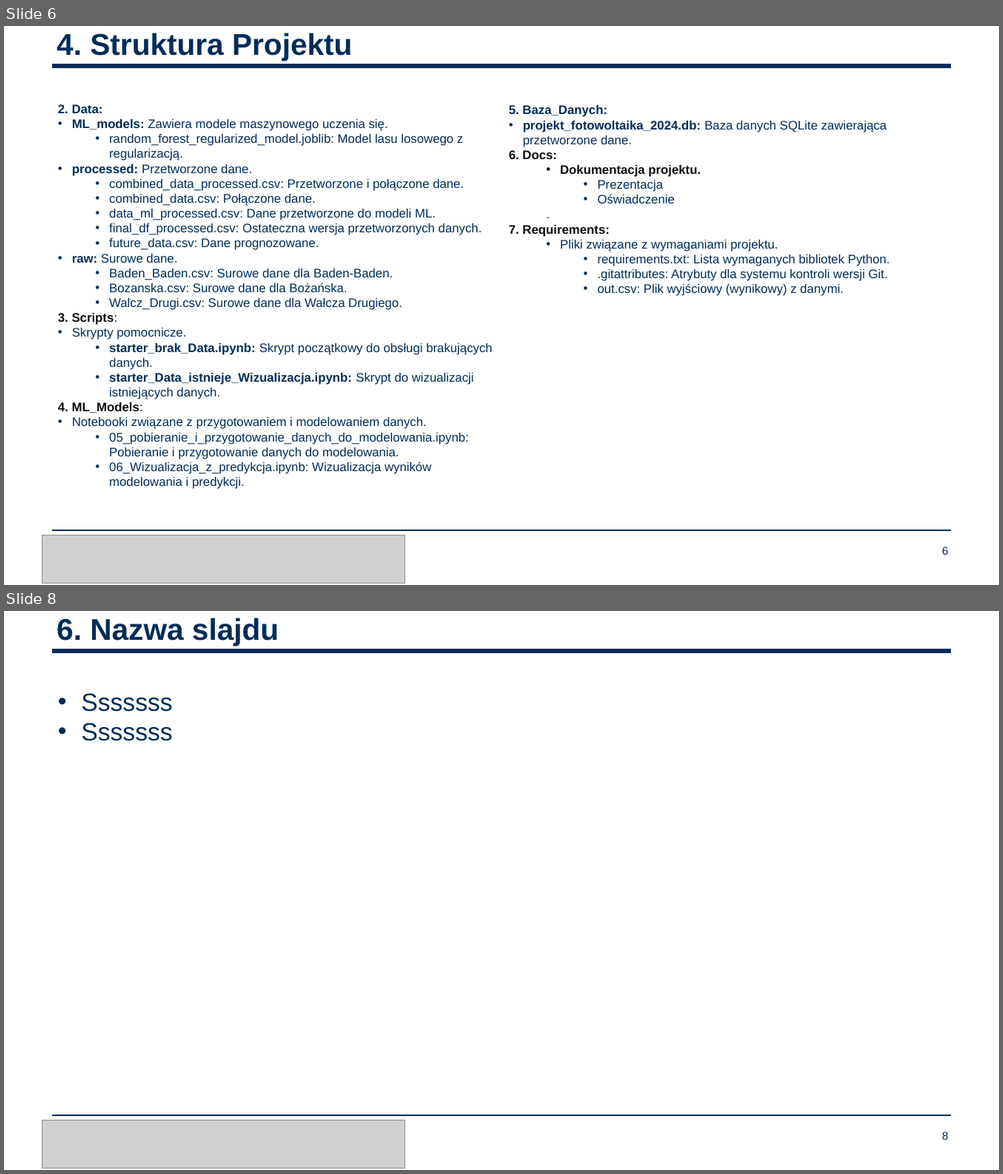
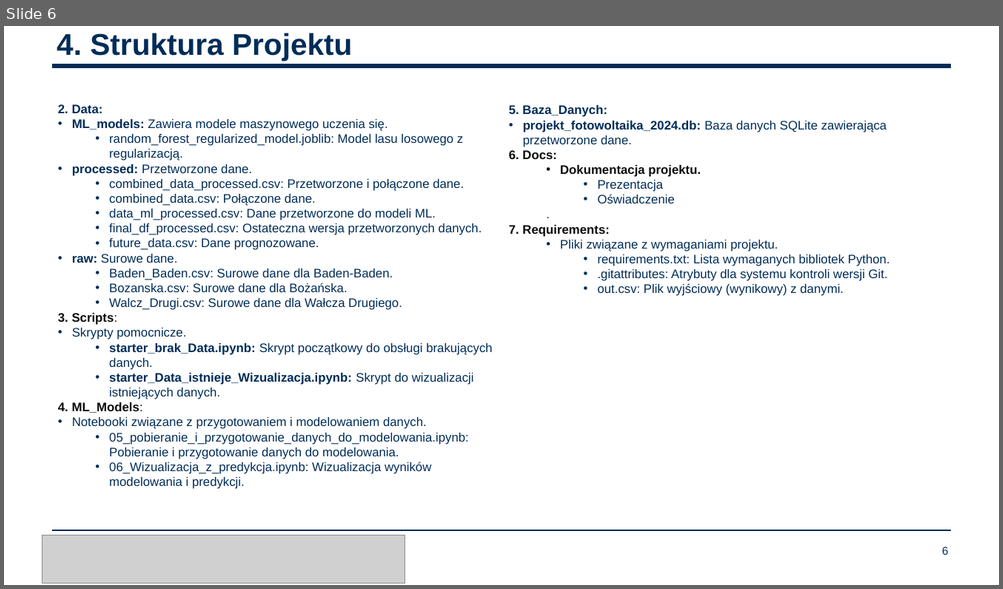
Before and after one commit to BartoszRP/MERITO_ML_Projekt_Fotowoltaika_2024, a slide deck: 6. Docs/Bartosz_Reszka_Piwowarski_Prezentacja.pptx. Shown one above the other, each under a label of ours: slides 6 and 8 before the commit, slide 6 after it; the slides between them are not shown. The pictures are 1003x1174 and 1003x589 pixels, drawn with LibreOffice and Linux fonts; fonts in the diff are those of the drawing; grey boxes stand for pictures; background and template pictures are left out. Boxes give left, top, right and bottom in pixels: in the first picture for what was removed or moved away, otherwise in the second. Text is boxed around its words. In the diff, an @@ line names an element or a change of style, - is before the commit and + after.

```diff
--- a/6. Docs/Bartosz_Reszka_Piwowarski_Prezentacja.pptx
+++ b/6. Docs/Bartosz_Reszka_Piwowarski_Prezentacja.pptx
@@ slide 8 removed at box(4, 611, 999, 1170), background #FFFFFF; not listed: 2 template elements that a slide beside it also shows @@
@@ title removed at box(57, 618, 279, 646) @@
-6. Nazwa slajdu
@@ text removed at box(81, 693, 172, 741) @@
-• Sssssss
-• Sssssss
@@ picture removed at box(42, 1121, 404, 1169) @@
@@ page number removed at box(942, 1132, 948, 1140) @@
-8
```
Also in this commit, not shown: 1 slide changed, 2 slides added, 2 other files.
